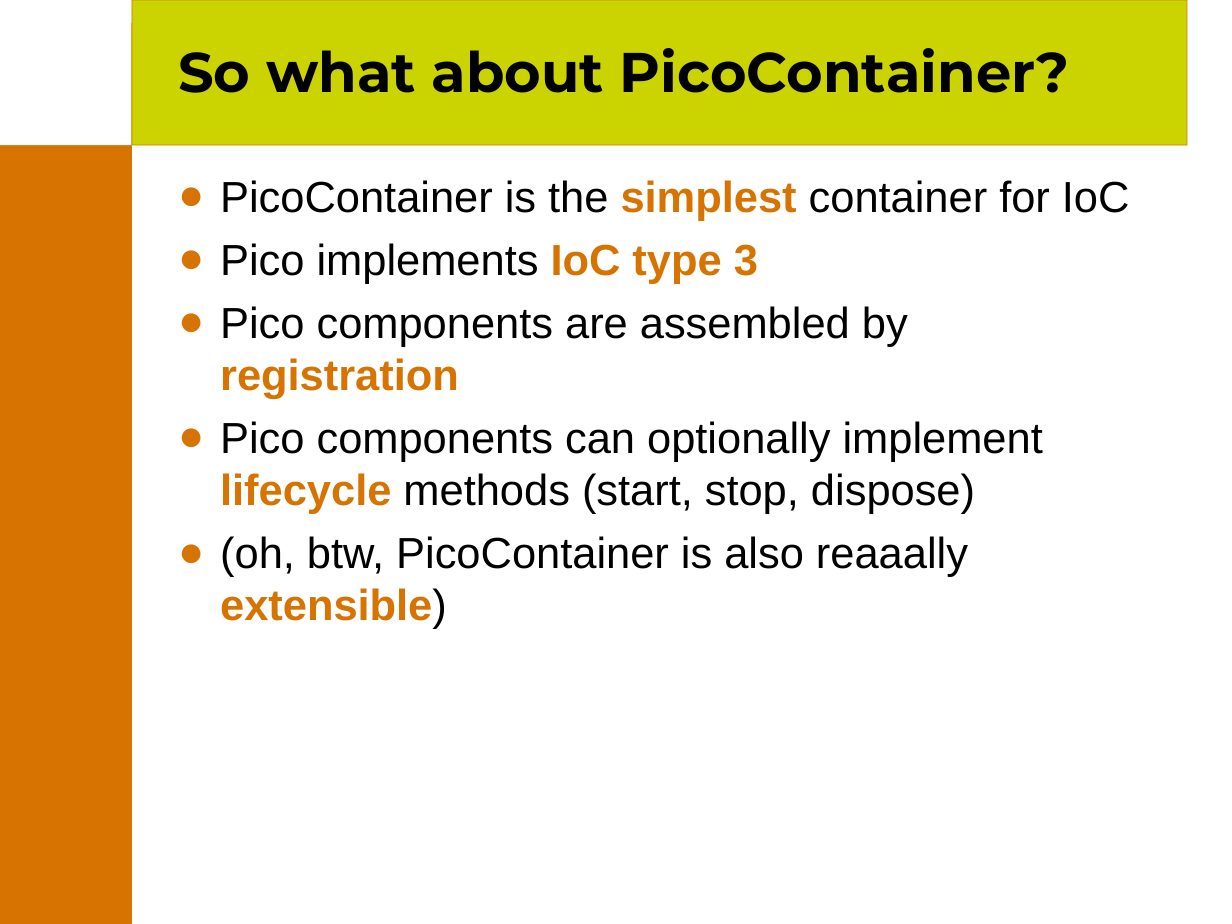
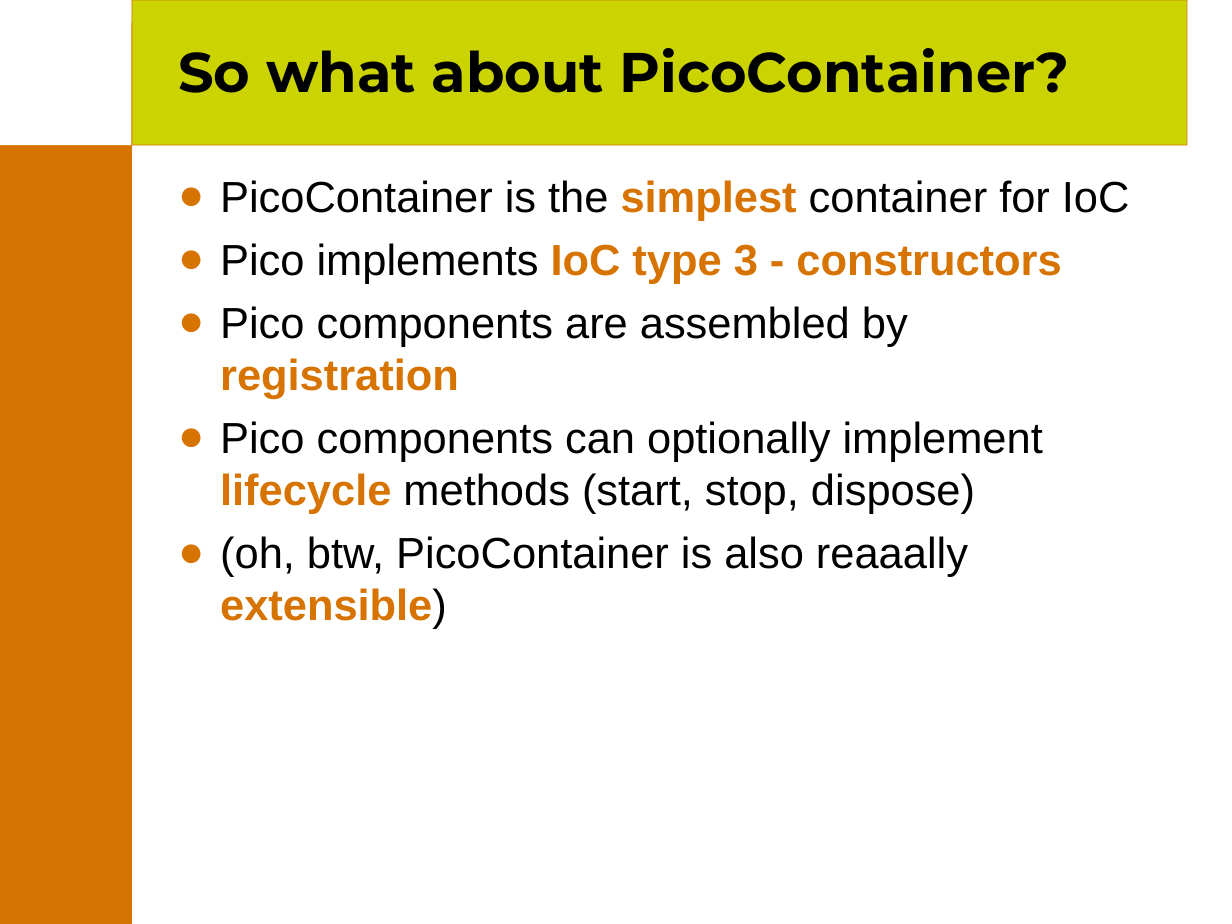
Before and after one commit to joehni/PicoContainer1-CVS, a slide deck: slide 16 of site/presentations/PicoContainer.ppt (slide 17 before the commit). Drawn at 1232x924 pixels with LibreOffice and Linux fonts; fonts in the diff are those of the drawing; background and template pictures are left out. Boxes give left, top, right and bottom in pixels: in the first picture for what was removed or moved away, otherwise in the second. Text is boxed around its words. In the diff, an @@ line names an element or a change of style, - is before the commit and + after.

```diff
--- a/site/presentations/PicoContainer.ppt
+++ b/site/presentations/PicoContainer.ppt
@@ text at (220,243,1061,284): text changed; text colour #000000 to #D77300; bold on @@
-● Pico implements IoC type 3
+● Pico implements IoC type 3 - constructors
```
Also in this commit, not shown: 14 other slides changed, 8 slides added, 4 slides removed.
